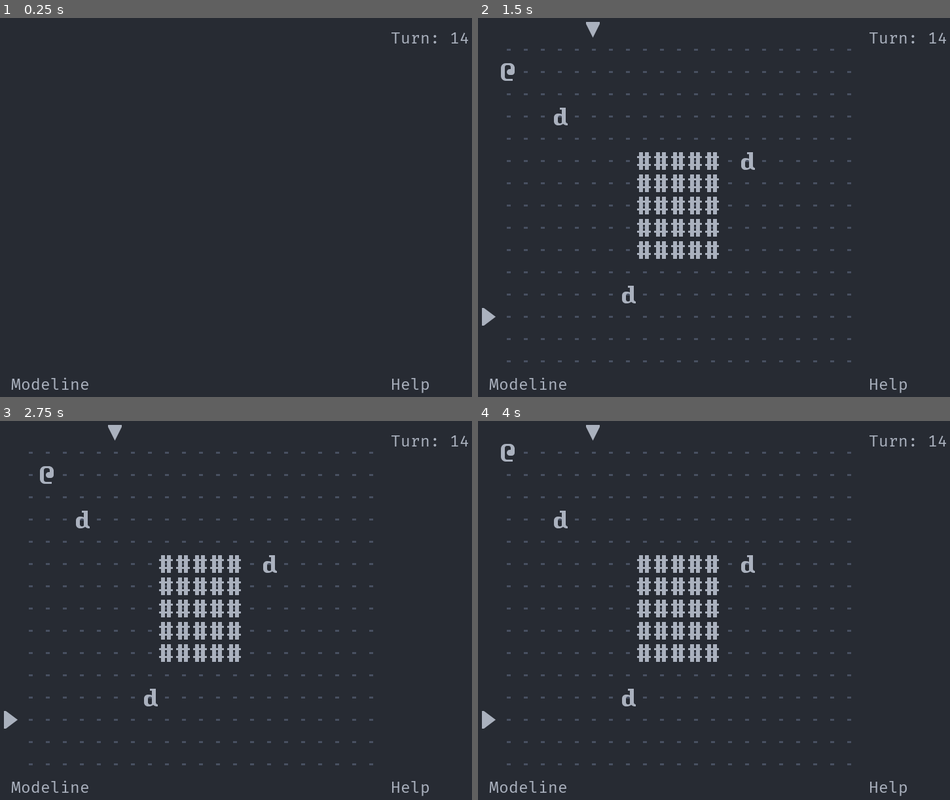
Above: before the commit, frames 1-4 (two rows, left to right).
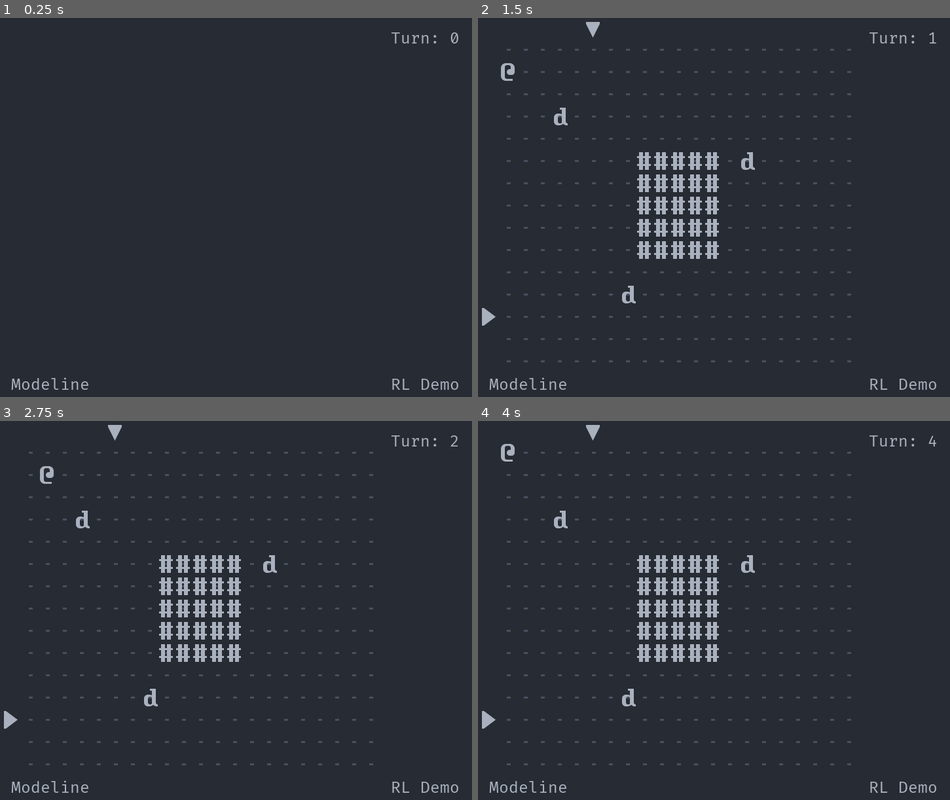
Above: after the commit, the same moments.

Repository: Bozar/GodotRoguelikeTutorial
Game: Godot game, scene res://scene/main/MainScene.tscn
The game is run twice, just before and just after one commit, with the same random seed, the same clock (stepped at 60 frames per second) and the same inputs.
Inputs:
- Up to frame 1 (0.25 s): no input
- Up to frame 2 (1.5 s): tap Enter at 0.5 s; hold Right (move_right) 0.53-1.28 s; tap Space (init_world) at 0.6, 1.25, 1.35 s; hold Down (move_down) from 1.28 s (still down)
- Up to frame 3 (2.75 s): tap Enter at 2 s; release Down (move_down) at 2.03 s; hold Right (move_right) from 2.03 s (still down); tap Space (init_world) at 2.1 s
- Up to frame 4 (4 s): tap Space (init_world) at 2.75, 2.85, 3.6 s; release Right (move_right) at 2.78 s; hold Up (move_up) 2.78-3.53 s; tap Enter at 3.5 s; hold Left (move_left) from 3.53 s (still down)

The runs differ from the first frame. In frame 1, 0.2% of the frame differs, in the area x 83-100%, y 3-99%; in frame 2, 0.2%; in frame 3, 0.2%; in frame 4, 0.2%.

Commit message:
Update sidebar text.

Diff:
--- a/08/scene/gui/MainGUI.tscn
+++ b/08/scene/gui/MainGUI.tscn
@@ -1,6 +1,7 @@
-[gd_scene load_steps=2 format=2]
+[gd_scene load_steps=3 format=2]
 
 [ext_resource path="res://sprite/GUIText.tscn" type="PackedScene" id=1]
+[ext_resource path="res://scene/gui/SidebarVBox.gd" type="Script" id=2]
 
 [node name="MainGUI" type="MarginContainer"]
 margin_right = 800.0
@@ -26,6 +27,7 @@
 margin_right = 800.0
 margin_bottom = 600.0
 rect_min_size = Vector2( 180, 0 )
+script = ExtResource( 2 )
 
 [node name="Turn" parent="MainHBox/SidebarVBox" instance=ExtResource( 1 )]
 margin_right = 180.0
--- /dev/null
+++ b/08/scene/gui/SidebarVBox.gd
@@ -0,0 +1,25 @@
+extends VBoxContainer
+
+
+const _new_GroupName = preload("res://library/GroupName.gd")
+
+var _turn_counter: int = 0
+var _turn_text: String = "Turn: {0}"
+
+onready var _label_help: Label = get_node("Help")
+onready var _label_turn: Label = get_node("Turn")
+
+
+func _ready() -> void:
+	_label_help.text = "RL Demo"
+	_update_turn()
+
+
+func _on_Schedule_turn_started(current_sprite: Sprite) -> void:
+	if current_sprite.is_in_group(_new_GroupName.PC):
+		_turn_counter += 1
+		_update_turn()
+
+
+func _update_turn() -> void:
+	_label_turn.text = _turn_text.format([_turn_counter])
--- a/08/scene/main/MainScene.gd
+++ b/08/scene/main/MainScene.gd
@@ -23,6 +23,9 @@
 			"_on_Schedule_turn_started")
 	__ = get_node("Schedule").connect("turn_started", get_node("EnemyAI"),
 			"_on_Schedule_turn_started")
+	__ = get_node("Schedule").connect("turn_started",
+			get_node("MainGUI/MainHBox/SidebarVBox"),
+			"_on_Schedule_turn_started")
 
 	get_node("PCMove")._ref_Schedule = get_node("Schedule")
 	get_node("EnemyAI")._ref_Schedule = get_node("Schedule")
